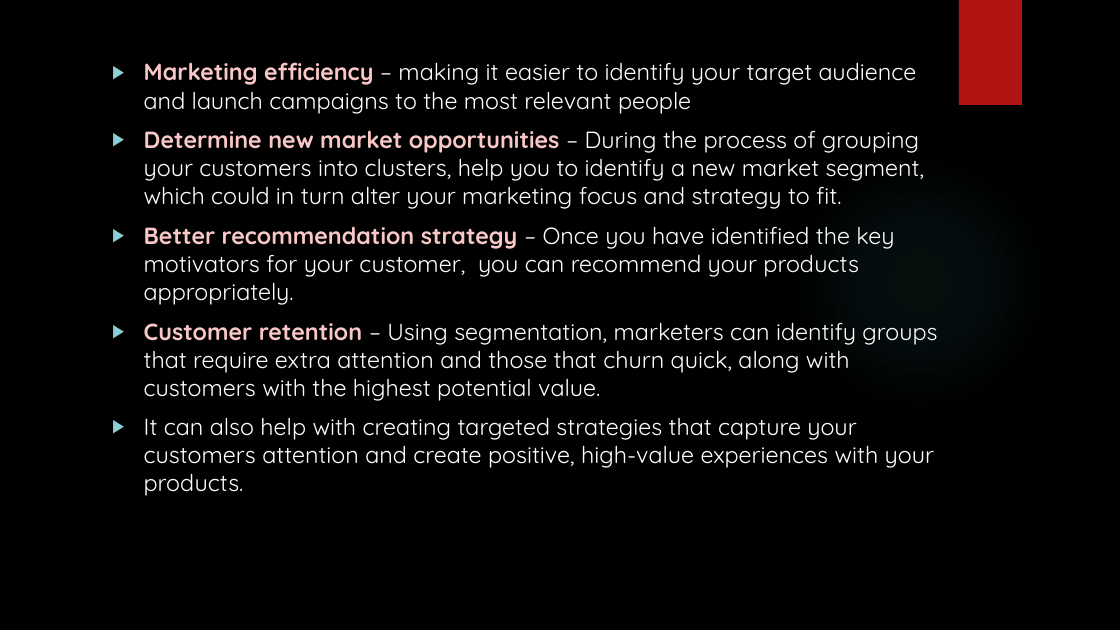
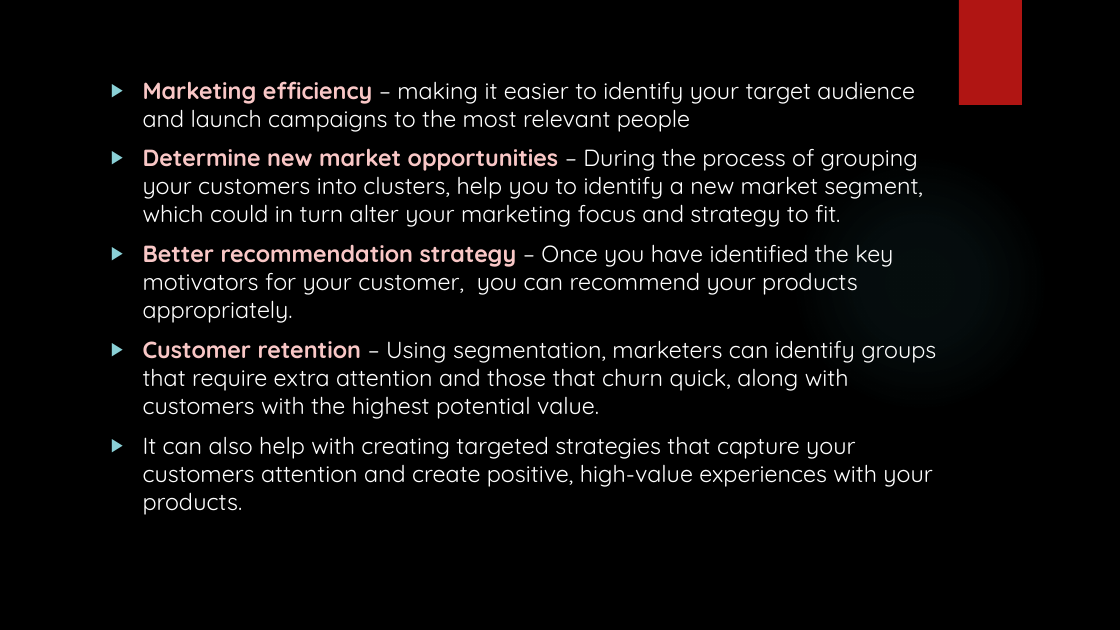
Before and after one commit to Vaishnav29/Digital-marketing, a slide deck: slide 14 of Final Folder/DIGITAL MARKETING.pptx. Drawn at 1120x630 pixels with LibreOffice and Linux fonts; fonts in the diff are those of the drawing; background and template pictures are left out. Boxes give left, top, right and bottom in pixels: in the first picture for what was removed or moved away, otherwise in the second. Text is boxed around its words. In the diff, an @@ line names an element or a change of style, - is before the commit and + after.

```diff
--- a/Final Folder/DIGITAL MARKETING.pptx
+++ b/Final Folder/DIGITAL MARKETING.pptx
@@ text "Marketing efficiency – making it ...": place and size @@
-text "Marketing efficiency – making it ..." at [144, 62, 937, 496]
+text "Marketing efficiency – making it ..." at [143, 81, 936, 515]
```
Also in this commit, not shown: 17 other slides changed, 1 slide added.
